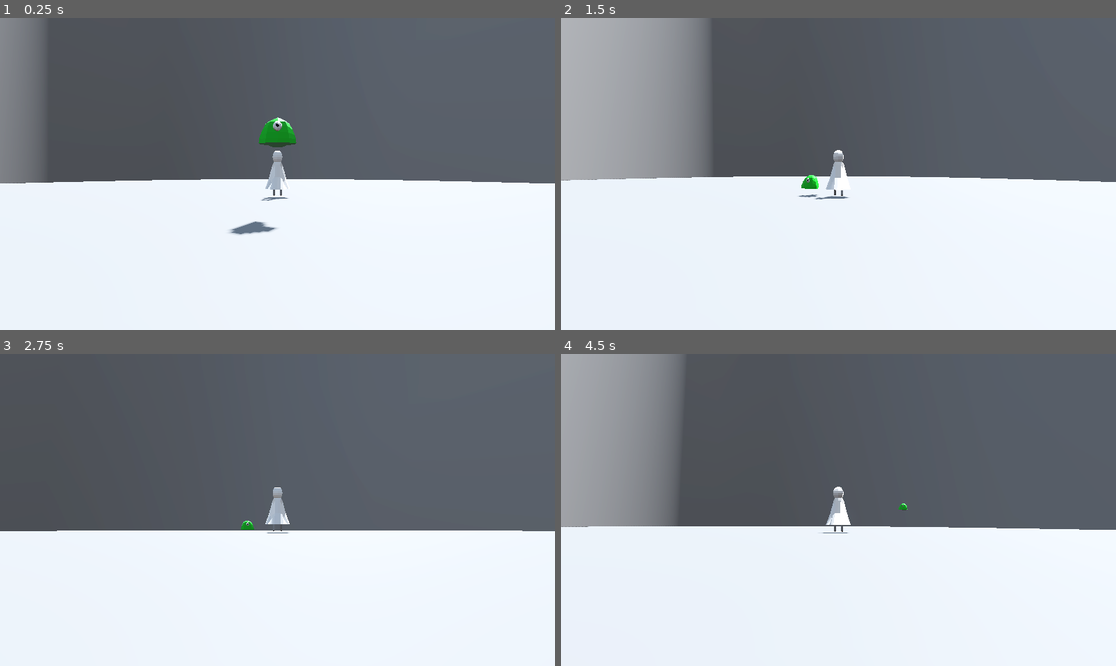
Above: before the commit, frames 1-4 (two rows, left to right).
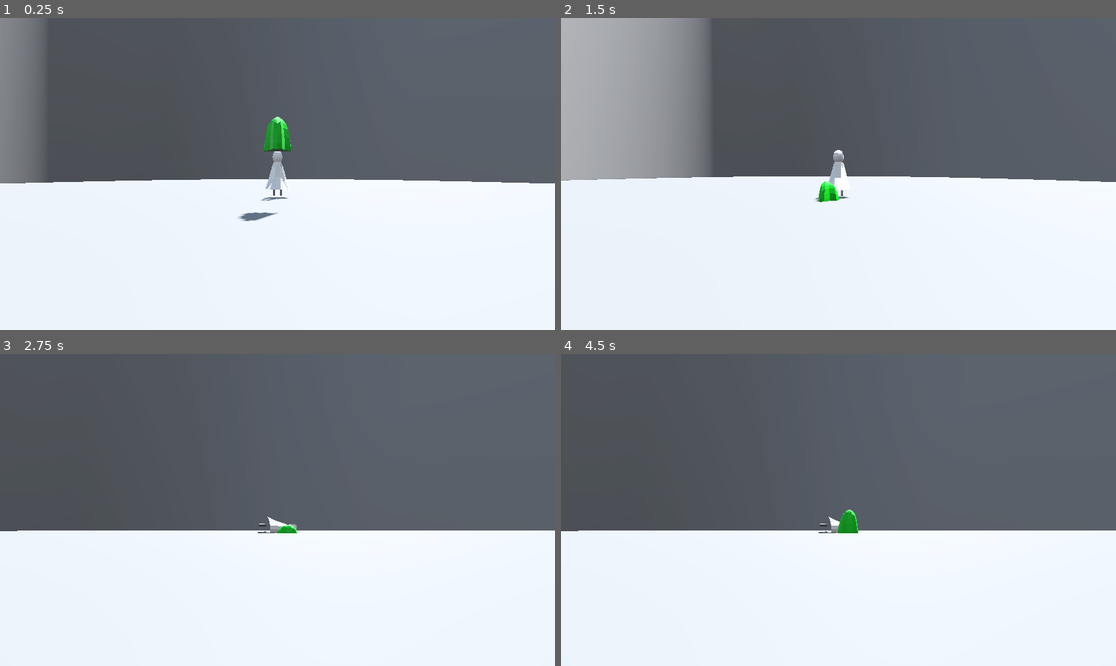
Above: after the commit, the same moments.

Repository: ruapotato/Gravitationally-Challenged
Game: Godot game, scene res://level_bits/level_loader.tscn
The game is run twice, just before and just after one commit, with the same random seed, the same clock (stepped at 60 frames per second) and the same inputs.
Inputs (mouse positions are in pixels of both pictures, inside the frame that each line leads up to):
- Up to frame 1 (0.25 s): no input
- Up to frame 2 (1.5 s): tap Enter (ui_accept) at 0.5, 0.6, 0.77, 1.07 s; move the mouse to (866, 174) at 0.52 s; hold Up (ui_up) from 0.53 s (still down); move the mouse to (810, 174) at 1.27 s; tap Mouse wheel up (zoom_in) at 1.35 s
- Up to frame 3 (2.75 s): keep holding Up (ui_up); tap Enter (ui_accept) at 1.52, 1.55, 1.82, 2.3 s; move the mouse to (288, 503) at 2.02 s; hold Mouse wheel down (zoom_out) from 2.03 s (still down)
- Up to frame 4 (4.5 s): keep holding Up (ui_up); move the mouse to (832, 516) at 2.77 s; release Mouse wheel down (zoom_out) at 2.78 s; tap Enter (ui_accept) at 2.85, 3.02, 3.32, 3.77, 3.8, 4.07 s; move the mouse to (877, 513) at 3.52 s; hold Mouse wheel up (zoom_in) 3.53-4.28 s; move the mouse to (794, 506) at 4.27 s; tap Mouse wheel down (zoom_out) at 4.35 s

The runs differ from the first frame. In frame 1, 0.7% of the frame differs, in the area x 41-54%, y 31-70%; in frame 2, 0.3%; in frame 3, 0.5%; in frame 4, 13%, in the area x 0-100%, y 0-58%.

Commit message:
Init die reset

Diff:
--- a/entities/blob.gd
+++ b/entities/blob.gd
@@ -1,20 +1,31 @@
 extends CharacterBody3D
-
 
 @onready var vulnerable_zone = $KillArea3D
 @onready var player_hurt_zone = $biteArea3D
-
-const SPEED = 5.0
+@onready var mesh = $mesh
+const SPEED = 2.0
 const JUMP_VELOCITY = 4.5
+const CHASE_SPEED = 3.0
+const SQUISH_SPEED = 6.0
+const SQUISH_AMOUNT = 0.6
+const DEATH_SQUISH = 0.1  # Final y-scale when dying
+const DEATH_DURATION = 0.3  # Time to complete squish animation
+const DEATH_WAIT = 3.0  # Time to wait before freeing
 
 var level_loader
 var player
+var initial_y_scale = 1.0
+var squish_time = 0.0
+var is_dying = false
+var death_timer = 0.0
+var initial_death_scale = 1.0
 
-# Called when the node enters the scene tree for the first time.
 func _ready() -> void:
 	level_loader = find_root()
 	player = level_loader.find_child("player")
-
+	if mesh:
+		initial_y_scale = mesh.scale.y
+		initial_death_scale = initial_y_scale
 
 func find_root(node=get_tree().root) -> Node:
 	if node.name.to_lower() == "level_loader":
@@ -25,34 +36,91 @@
 			return found
 	return null
 
+func start_death_sequence():
+	is_dying = true
+	death_timer = 0.0
+	# Disable collision and physics processing
+	set_collision_layer_value(1, false)
+	set_collision_mask_value(1, false)
+	# Optionally disable hurt zone during death animation
+	if player_hurt_zone:
+		player_hurt_zone.monitoring = false
+		player_hurt_zone.monitorable = false
+
+func process_death_animation(delta: float) -> bool:
+	death_timer += delta
+
+	if death_timer <= DEATH_DURATION:
+		# Calculate the squish progress (0 to 1)
+		var progress = death_timer / DEATH_DURATION
+		# Use ease_in for smoother animation
+		var squish = lerp(initial_death_scale, DEATH_SQUISH, ease(progress, delta))
+		mesh.scale.y = squish
+		return false
+	elif death_timer >= DEATH_WAIT:
+		queue_free()
+		return true
+	return false
+
 func am_i_dead():
-	if player in vulnerable_zone.get_overlapping_bodies():
-		queue_free()
+	if not is_dying and player in vulnerable_zone.get_overlapping_bodies():
+		start_death_sequence()
 
 func can_i_bite():
-	if player in player_hurt_zone.get_overlapping_bodies():
+	if not is_dying and player in player_hurt_zone.get_overlapping_bodies():
 		player.die()
 
+func chase_player(delta: float) -> Vector3:
+	if player and not is_dying:
+		var direction_to_player = (player.global_position - global_position).normalized()
+		direction_to_player.y = 0  # Keep movement on the horizontal plane
+
+		# Look at player
+		if direction_to_player.length() > 0.1:
+			look_at(global_position + direction_to_player, Vector3.UP)
+			rotation.x = 0  # Keep upright
+			rotation.z = 0
+
+		return direction_to_player
+	return Vector3.ZERO
+
+func update_squish_animation(delta: float) -> void:
+	if not mesh or is_dying:
+		return
+
+	# Continue squish animation as long as we're moving
+	if velocity.length() > 0.1:
+		squish_time += delta * SQUISH_SPEED
+		# Calculate squish based on continuous movement
+		var vertical_squish = 1.0 + (sin(squish_time) * SQUISH_AMOUNT)
+		mesh.scale.y = initial_y_scale * vertical_squish
+	else:
+		# Reset to normal scale when not moving
+		mesh.scale.y = initial_y_scale
+
 func _physics_process(delta: float) -> void:
+	if is_dying:
+		process_death_animation(delta)
+		return
+
 	am_i_dead()
 	can_i_bite()
-	# Add the gravity.
+
 	if not is_on_floor():
 		velocity += get_gravity() * delta
 
-	# Handle jump.
-	if Input.is_action_just_pressed("ui_accept") and is_on_floor():
-		velocity.y = JUMP_VELOCITY
+	# Get chase direction
+	var chase_direction = chase_player(delta)
 
-	# Get the input direction and handle the movement/deceleration.
-	# As good practice, you should replace UI actions with custom gameplay actions.
-	var input_dir := Input.get_vector("ui_left", "ui_right", "ui_up", "ui_down")
-	var direction := (transform.basis * Vector3(input_dir.x, 0, input_dir.y)).normalized()
-	if direction:
-		velocity.x = direction.x * SPEED
-		velocity.z = direction.z * SPEED
+	# Apply horizontal movement
+	if chase_direction:
+		velocity.x = chase_direction.x * CHASE_SPEED
+		velocity.z = chase_direction.z * CHASE_SPEED
 	else:
-		velocity.x = move_toward(velocity.x, 0, SPEED)
-		velocity.z = move_toward(velocity.z, 0, SPEED)
+		velocity.x = move_toward(velocity.x, 0, CHASE_SPEED)
+		velocity.z = move_toward(velocity.z, 0, CHASE_SPEED)
+
+	# Update squish animation
+	update_squish_animation(delta)
 
 	move_and_slide()
--- a/entities/blob.tscn
+++ b/entities/blob.tscn
@@ -22,6 +22,7 @@
 [node name="mesh" type="Node3D" parent="."]
 
 [node name="blob2" parent="mesh" instance=ExtResource("1_1aeha")]
+transform = Transform3D(-1, 0, -8.74228e-08, 0, 1, 0, 8.74228e-08, 0, -1, 0, 0, 0)
 
 [node name="KillArea3D" type="Area3D" parent="."]
 
--- a/player.gd
+++ b/player.gd
@@ -19,11 +19,22 @@
 const MIN_STRETCH = 0.7
 const MAX_STRETCH = 0.8
 const STRETCH_SPEED = 8.0
+const KNOCKDOWN_DURATION = 3.0
+const KNOCKDOWN_ROTATION_SPEED = 5.0
+const INVULNERABILITY_DURATION = 3.0
+const MESH_HEIGHT = 0.5  # Half height of mesh for ground alignment
 
 # State handling
-enum ActionState {IDLE, WALK}
+enum ActionState {IDLE, WALK, KNOCKDOWN}
 var action_state = ActionState.IDLE
 var gravity_inverted: bool = false
+var knockdown_timer: float = 0.0
+var is_knocked_down: bool = false
+var initial_knockdown_rotation: Vector3
+var target_knockdown_rotation: Vector3
+var is_invulnerable: bool = false
+var invulnerability_timer: float = 0.0
+var initial_mesh_position: Vector3
 
 # Camera variables
 var camera_original_position: Vector3
@@ -37,7 +48,7 @@
 var base_mesh_scale: Vector3
 var current_stretch: float = MIN_STRETCH
 var target_mesh_transform: Transform3D
-var last_movement_direction: Vector3 = Vector3.FORWARD  # Store last movement direction
+var last_movement_direction: Vector3 = Vector3.FORWARD
 
 func _ready() -> void:
 	# Configure RigidBody properties
@@ -50,8 +61,9 @@
 	can_sleep = false
 	gravity_scale = GRAVITY_SCALE
 
-	# Store the original mesh scale
+	# Store the original mesh scale and position
 	base_mesh_scale = mesh.scale
+	initial_mesh_position = mesh.position
 
 	load_check_point()
 
@@ -76,87 +88,127 @@
 		mesh.add_child(leg_anim)
 		leg_animator = leg_anim
 
+func start_knockdown() -> void:
+	if not is_knocked_down and not is_invulnerable:
+		is_knocked_down = true
+		action_state = ActionState.KNOCKDOWN
+		knockdown_timer = 0.0
+
+		# Store initial rotation and calculate target rotation
+		initial_knockdown_rotation = mesh.rotation
+		# Rotate 90 degrees to the side based on current movement direction
+		var side_direction = last_movement_direction.cross(Vector3.UP)
+		target_knockdown_rotation = initial_knockdown_rotation
+		target_knockdown_rotation += Vector3(0, 0, PI/2 if gravity_inverted else -PI/2)
+
+		# Disable physics processing
+		lock_rotation = true
+		freeze = true
+
+func process_knockdown(delta: float) -> void:
+	if is_knocked_down:
+		knockdown_timer += delta
+
+		if knockdown_timer <= KNOCKDOWN_DURATION:
+			# Interpolate rotation
+			var progress = min(knockdown_timer / 0.5, 1.0)  # Quick fall over animation
+			mesh.rotation = initial_knockdown_rotation.lerp(target_knockdown_rotation, ease(progress, delta))
+
+			# Lower mesh to ground level when knocked down
+			var height_adjustment = Vector3(0, -MESH_HEIGHT if not gravity_inverted else MESH_HEIGHT, 0)
+			mesh.position = initial_mesh_position.lerp(initial_mesh_position + height_adjustment, ease(progress, delta))
+		else:
+			# Reset everything
+			is_knocked_down = false
+			freeze = false
+			start_invulnerability()
+			action_state = ActionState.IDLE
+			mesh.rotation = initial_knockdown_rotation
+			mesh.position = initial_mesh_position
+			load_check_point()
+
+func start_invulnerability() -> void:
+	is_invulnerable = true
+	invulnerability_timer = 0.0
+
+func process_invulnerability(delta: float) -> void:
+	if is_invulnerable:
+		invulnerability_timer += delta
+		if invulnerability_timer >= INVULNERABILITY_DURATION:
+			is_invulnerable = false
+
+		# Optional: Make mesh blink during invulnerability
+		if mesh:
+			mesh.visible = fmod(invulnerability_timer, 0.2) < 0.1
+
 func update_target_mesh_transform(velocity: Vector3) -> void:
+	if is_knocked_down:
+		return
+
 	var speed = velocity.length() / MAX_VELOCITY
 	current_stretch = lerp(current_stretch, lerp(MIN_STRETCH, MAX_STRETCH, speed), get_physics_process_delta_time() * STRETCH_SPEED)
 
-	# Update last movement direction if we have significant velocity
 	if velocity.length_squared() > 0.01:
 		last_movement_direction = velocity.normalized()
 
-	# Always use the last valid movement direction for the look basis
 	var look_basis = Basis.looking_at(last_movement_direction, Vector3.UP)
 
-	# Create stretch transform
 	var stretch = Transform3D()
 	stretch = stretch.scaled(Vector3(1, 1, current_stretch))
 
-	# Create flip transform
 	var flip = Transform3D()
 	if gravity_inverted:
 		flip = flip.rotated(Vector3.RIGHT, PI)
 		flip = flip.rotated(Vector3.UP, PI)
 
-	# Combine transformations
 	target_mesh_transform = Transform3D(look_basis, mesh.position) * stretch * flip
 
-	# Animate legs based on current speed
 	leg_animator.animate_legs(get_physics_process_delta_time(), speed)
 
 func update_mesh_transform(delta: float) -> void:
-	mesh.transform = mesh.transform.interpolate_with(target_mesh_transform, delta * ROTATION_SPEED)
+	if not is_knocked_down:
+		mesh.transform = mesh.transform.interpolate_with(target_mesh_transform, delta * ROTATION_SPEED)
 
 func _integrate_forces(state: PhysicsDirectBodyState3D) -> void:
+	if is_knocked_down:
+		return
+
 	var current_velocity = state.linear_velocity
 	var current_speed = current_velocity.length()
 
-	# Get input direction, flipping horizontal controls when inverted
 	var input_dir := Input.get_vector("left", "right", "up", "down") if !gravity_inverted else Input.get_vector("right", "left", "up", "down")
 	var direction = Vector3(input_dir.x, 0, input_dir.y).normalized()
 
-	# Rotate direction based on camera
 	direction = direction.rotated(Vector3.UP, cam_piv.rotation.y)
 
 	if direction:
 		if action_state == ActionState.IDLE:
 			action_state = ActionState.WALK
 
-		# Apply movement force
 		state.apply_central_force(direction * MOVEMENT_FORCE)
 	else:
 		if action_state == ActionState.WALK:
 			action_state = ActionState.IDLE
 
-	# Apply friction to horizontal movement only
 	var horizontal_velocity = Vector3(current_velocity.x, 0, current_velocity.z)
 	horizontal_velocity = horizontal_velocity.move_toward(Vector3.ZERO, FRICTION_FORCE * state.step)
 	state.linear_velocity.x = horizontal_velocity.x
 	state.linear_velocity.z = horizontal_velocity.z
 
-	# Limit maximum horizontal velocity
 	if horizontal_velocity.length() > MAX_VELOCITY:
 		horizontal_velocity = horizontal_velocity.normalized() * MAX_VELOCITY
 		state.linear_velocity.x = horizontal_velocity.x
 		state.linear_velocity.z = horizontal_velocity.z
 
-	# Update target mesh transform
 	update_target_mesh_transform(horizontal_velocity)
-	# Update actual mesh transform
 	update_mesh_transform(state.step)
 
 func flip_gravity() -> void:
-	# Update gravity state
 	gravity_inverted = !gravity_inverted
 	gravity_scale = -gravity_scale
-
-	# Update target rotation for camera, preserving Y rotation
 	target_camera_rotation = cam_piv.rotation
 	target_camera_rotation.z = float(gravity_inverted) * PI
-
-	# Update mesh transform using last known direction
 	update_target_mesh_transform(last_movement_direction)
-
-	# Flip the legs
 	leg_animator.flip_gravity()
 
 func load_check_point():
@@ -169,33 +221,31 @@
 		saved_check_point = to_this_point
 
 func die():
-	load_check_point()
+	if not is_invulnerable:
+		start_knockdown()
 
 func update_camera(delta: float) -> void:
-	# Keep pivot exactly at player center
 	cam_piv.global_position = global_position
 
-	# Smoothly interpolate camera height
 	var target_height = 0.44 * (1 if !gravity_inverted else -1)
 	current_camera_height = lerp(current_camera_height, target_height, delta * 5.0)
 	camera_arm.position = Vector3(0, current_camera_height, 0)
 
-	# Smoothly interpolate camera rotation
 	var current_rot = cam_piv.rotation
 	current_rot.z = lerp_angle(current_rot.z, target_camera_rotation.z, delta * 5.0)
 	cam_piv.rotation = current_rot
 
 func _unhandled_input(event: InputEvent) -> void:
+	if is_knocked_down:
+		return
+
 	if event is InputEventMouseMotion and Input.get_mouse_mode() == Input.MOUSE_MODE_CAPTURED:
-		# Adjust mouse X input based on gravity orientation
 		var mouse_x_multiplier = -1.0 if !gravity_inverted else 1.0
 		cam_piv.rotate_y(event.relative.x * 0.005 * mouse_x_multiplier)
 
-		# Y rotation (up/down) stays consistent
 		camera_arm.rotate_x(-event.relative.y * 0.005)
 		camera_arm.rotation.x = clamp(camera_arm.rotation.x, -PI/3, PI/3)
 
-		# Update target rotation to include new Y rotation
 		target_camera_rotation.y = cam_piv.rotation.y
 
 	elif event.is_action_pressed("reverse"):
@@ -215,3 +265,6 @@
 
 func _process(delta: float) -> void:
 	update_camera(delta)
+	if is_knocked_down:
+		process_knockdown(delta)
+	process_invulnerability(delta)
